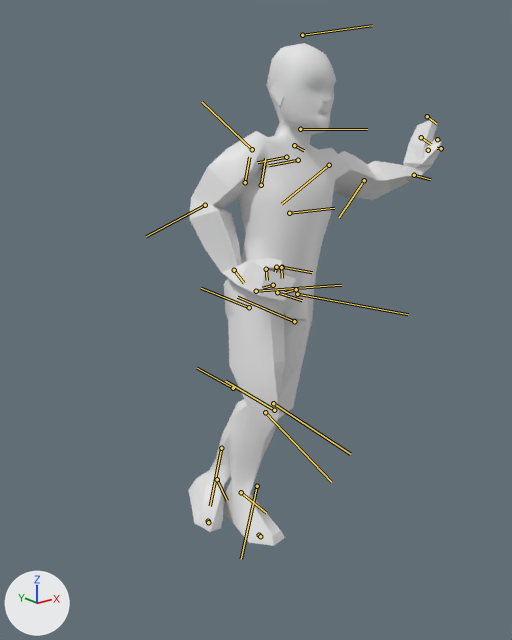
Renders of the FBX model media/anims_X/normal/TTRP_ManLeanLeft.fbx from each side of a commit.
Before and after are seen from a camera (50 mm lens) standing at (-0.513, -1.027, 0.858) and looking at (0.334, 0.031, 0.435). The lights are fixed; the arrows at lower left show +X, +Y and +Z. Both versions are drawn at frame 1 of the action 'TTRP_ManLeanLeft'; the numbers are the values there. The bones that bend it are drawn over the model as lines.

Objects in the first picture: 'Body_NoDress'.
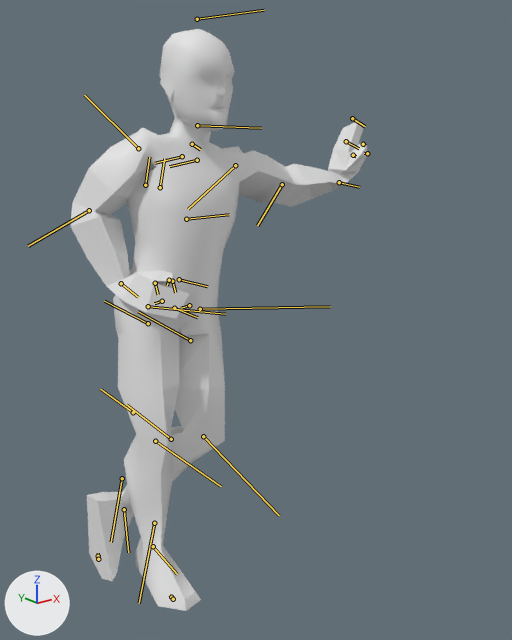
Edits to the bpy script that builds the scene:
```text
Change bone_bip01_pelvis:
    where bone_bip01_pelvis = bpy.data.objects['Bip01'].pose.bones['Bip01_Pelvis']
    bone_bip01_pelvis.location: (-2.1, 0.0, 37.2) -> (-0.9, 0.0, 13.3)
Change bone_bip01_l_thigh:
    where bone_bip01_l_thigh = bpy.data.objects['Bip01'].pose.bones['Bip01_L_Thigh']  # child of 'Bip01_Spine'
    bone_bip01_l_thigh.rotation_quaternion: (0.88, -0.472, -0.049, -0.025) -> (0.9, -0.421, -0.049, 0.1)  # degrees (-56, -6, 0) -> degrees (-50, 0, 13)
Change bone_bip01_l_calf:
    where bone_bip01_l_calf = bpy.data.objects['Bip01'].pose.bones['Bip01_L_Calf']  # child of 'Bip01_L_Thigh'
    bone_bip01_l_calf.rotation_quaternion: (0.986, 0.0, 0.0, -0.169) -> (0.93, 0.0, 0.0, -0.368)  # degrees (0, 0, -19) -> degrees (0, 0, -43)
Change bone_bip01_l_foot:
    where bone_bip01_l_foot = bpy.data.objects['Bip01'].pose.bones['Bip01_L_Foot']  # child of 'Bip01_L_Calf'
    bone_bip01_l_foot.rotation_quaternion: (0.765, 0.643, 0.0, -0.039) -> (0.866, -0.257, -0.273, -0.331)  # degrees (80, 3, -3) -> degrees (-20, -40, -34)
Change bone_bip01_r_thigh:
    where bone_bip01_r_thigh = bpy.data.objects['Bip01'].pose.bones['Bip01_R_Thigh']  # child of 'Bip01_Spine'
    bone_bip01_r_thigh.rotation_quaternion: (0.981, 0.029, 0.121, 0.146) -> (0.986, 0.026, 0.125, 0.111)  # degrees (5, 13, 18) -> degrees (5, 14, 13)
Change bone_bip01_r_calf:
    where bone_bip01_r_calf = bpy.data.objects['Bip01'].pose.bones['Bip01_R_Calf']  # child of 'Bip01_R_Thigh'
    bone_bip01_r_calf.rotation_quaternion: (0.975, 0.0, 0.0, -0.224) -> (0.999, 0.0, 0.0, -0.032)  # degrees (0, 0, -26) -> degrees (0, 0, -4)
Change bone_bip01_r_foot:
    where bone_bip01_r_foot = bpy.data.objects['Bip01'].pose.bones['Bip01_R_Foot']  # child of 'Bip01_R_Calf'
    bone_bip01_r_foot.rotation_quaternion: (0.997, 0.017, -0.01, 0.075) -> (0.996, 0.032, -0.017, -0.083)  # degrees (2, -1, 9) -> degrees (4, -2, -10)
Change bone_bip01_l_upperarm:
    where bone_bip01_l_upperarm = bpy.data.objects['Bip01'].pose.bones['Bip01_L_UpperArm']  # child of 'Bip01_L_Clavicle'
    bone_bip01_l_upperarm.rotation_quaternion: (0.909, -0.416, 0.004, 0.029) -> (0.909, -0.415, 0.019, 0.023)  # degrees (-49, 2, 3) -> degrees (-49, 3, 2)
Change bone_bip01_l_forearm:
    where bone_bip01_l_forearm = bpy.data.objects['Bip01'].pose.bones['Bip01_L_Forearm']  # child of 'Bip01_L_UpperArm'
    bone_bip01_l_forearm.rotation_quaternion: (0.989, 0.0, 0.0, -0.147) -> (0.993, 0.0, 0.0, -0.117)  # degrees (0, 0, -17) -> degrees (0, 0, -13)
Change bone_bip01_l_hand:
    where bone_bip01_l_hand = bpy.data.objects['Bip01'].pose.bones['Bip01_L_Hand']  # child of 'Bip01_L_Forearm'
    bone_bip01_l_hand.rotation_quaternion: (0.611, 0.367, 0.11, -0.693) -> (0.592, 0.356, 0.129, -0.711)  # degrees (23, 40, -89) -> degrees (18, 41, -93)
```

Location of each change, [x1, y1, x2, y2] in pixels of the pictures (512 x 640 px):
'Body_NoDress', posed (17% wider, 16% taller): before [188, 43, 441, 546]; after [71, 29, 367, 611]
bone 'Bip01_Pelvis', root to tip: before (277, 292) to (302, 300); after (174, 308) to (197, 317)
bone 'Bip01_L_Thigh', root to tip: before (297, 294) to (408, 314); after (200, 309) to (330, 306)
bone 'Bip01_L_Calf', root to tip: before (273, 403) to (350, 454); after (203, 436) to (279, 515)
bone 'Bip01_L_Foot', root to tip: before (217, 479) to (227, 500); after (124, 509) to (128, 552)
bone 'Bip01_R_Thigh', root to tip: before (256, 291) to (341, 285); after (148, 306) to (225, 314)
bone 'Bip01_R_Calf', root to tip: before (265, 412) to (331, 482); after (155, 441) to (221, 486)
bone 'Bip01_R_Foot', root to tip: before (241, 492) to (266, 513); after (153, 546) to (177, 574)
bone 'Bip01_L_UpperArm', root to tip: before (329, 165) to (281, 204); after (235, 165) to (188, 209)
bone 'Bip01_L_Forearm', root to tip: before (364, 180) to (339, 217); after (282, 184) to (257, 225)
bone 'Bip01_L_Hand', root to tip: before (414, 175) to (430, 179); after (339, 182) to (359, 187)
